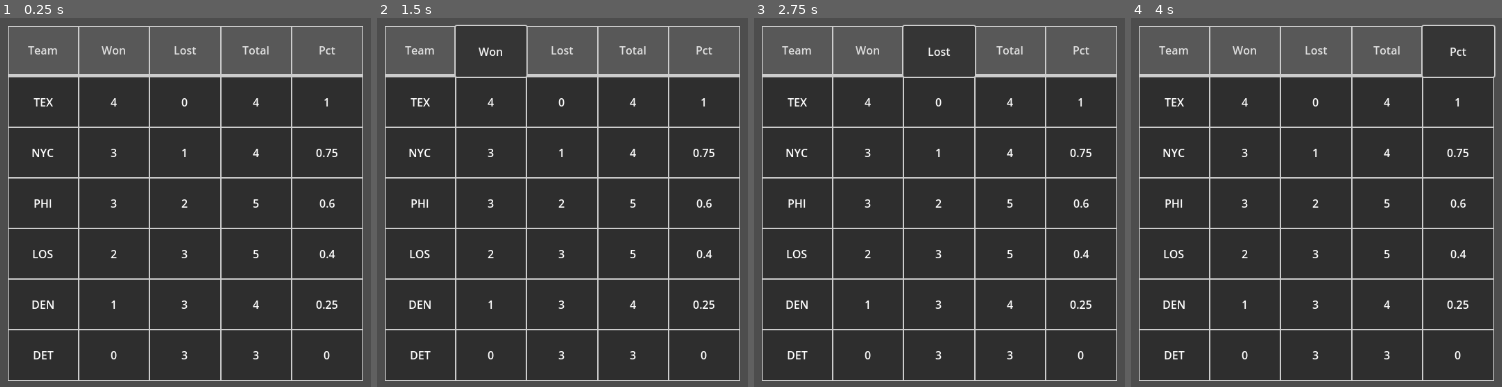
Above: before the commit, frames 1-4 (left to right).
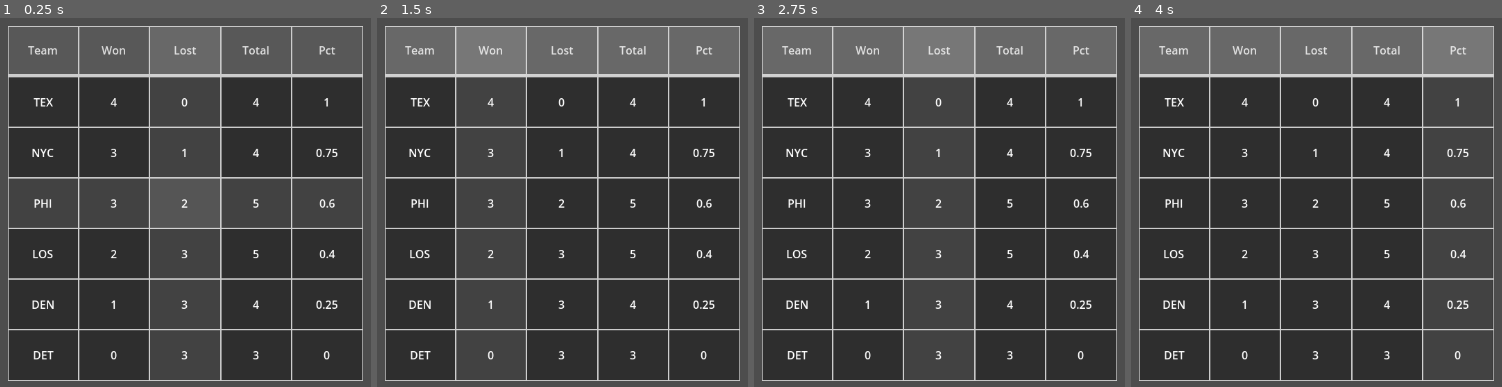
Above: after the commit, the same moments.

Repository: DMAlexander/InteractiveTableInGodot
Game: Godot game, scene res://main.tscn
Same seed, same stepped clock (60 frames per second), same inputs: the game is played once before the commit and once after it.
Inputs:
- Up to frame 1 (0.25 s): no input
- Up to frame 2 (1.5 s): click "Team" at 0.5 s; click "Won" at 1.25 s
- Up to frame 3 (2.75 s): click "Lost" at 2 s
- Up to frame 4 (4 s): click "Total" at 2.75 s; click "Pct" at 3.5 s

The runs differ from the first frame. In frame 1, 2.5% of the frame differs, in the area x 40-60%, y 43-57%; in frame 2, 2.8%; in frame 3, 2.8%; in frame 4, 2.9%, in the area x 78-99%, y 1-17%.

Commit message:
Sorting, Mouse Hover Highlights

Diff:
--- a/interactive-table/table.gd
+++ b/interactive-table/table.gd
@@ -1,6 +1,8 @@
 extends Control
 
 @onready var rows: VBoxContainer = $Rows
+@onready var row_highlight: ColorRect = $RowHighlight
+@onready var column_highlight: ColorRect = $ColumnHighlight
 
 @onready var TableRow = preload("res://table_row.tscn")
 @onready var TableCell = preload("res://table_cell.tscn")
@@ -8,8 +10,21 @@
 
 @export var data: DataFrame
 
+var sorted_desc: bool = false
+var cell_size: Vector2i = Vector2i.ZERO
+
+func _process(delta):
+	var mouse_pos = get_local_mouse_position()
+	if Rect2(Vector2.ZERO, size).has_point(mouse_pos):
+		var mouse_snapped = (mouse_pos - 0.5 * cell_size).snapped(cell_size)
+
+		row_highlight.position.y = mouse_snapped.y
+		column_highlight.position.x = mouse_snapped.x
 
 func Render():
+
+	for n in rows.get_children():
+		n.queue_free()
 
 	if data:
 		var row_count = data.Size()
@@ -22,6 +37,8 @@
 			cell.text = col
 			cols_row.add_child(cell)
 
+			cell.pressed.connect(_on_header_clicked.bind(col))
+
 		for r in range(row_count):
 			var row = TableRow.instantiate()
 			rows.add_child(row)
@@ -30,3 +47,18 @@
 				var cell = TableCell.instantiate()
 				cell.text = str(value)
 				row.add_child(cell)
+
+
+		var col_size = size.y / (row_count + 1)
+		var row_size = size.x / (len(data.columns))
+		cell_size = Vector2i(row_size, col_size)
+
+		row_highlight.size.y = col_size
+		column_highlight.size.x = row_size
+
+func _on_header_clicked(col: String):
+	print("Column clicked: ", col)
+
+	data.SortBy(col, sorted_desc)
+	sorted_desc = !sorted_desc
+	Render()
--- a/interactive-table/table.tscn
+++ b/interactive-table/table.tscn
@@ -19,3 +19,17 @@
 grow_horizontal = 2
 grow_vertical = 2
 theme_override_constants/separation = 0
+
+[node name="RowHighlight" type="ColorRect" parent="."]
+layout_mode = 1
+anchors_preset = 10
+anchor_right = 1.0
+grow_horizontal = 2
+color = Color(1, 1, 1, 0.0980392)
+
+[node name="ColumnHighlight" type="ColorRect" parent="."]
+layout_mode = 1
+anchors_preset = 9
+anchor_bottom = 1.0
+grow_vertical = 2
+color = Color(1, 1, 1, 0.0980392)
